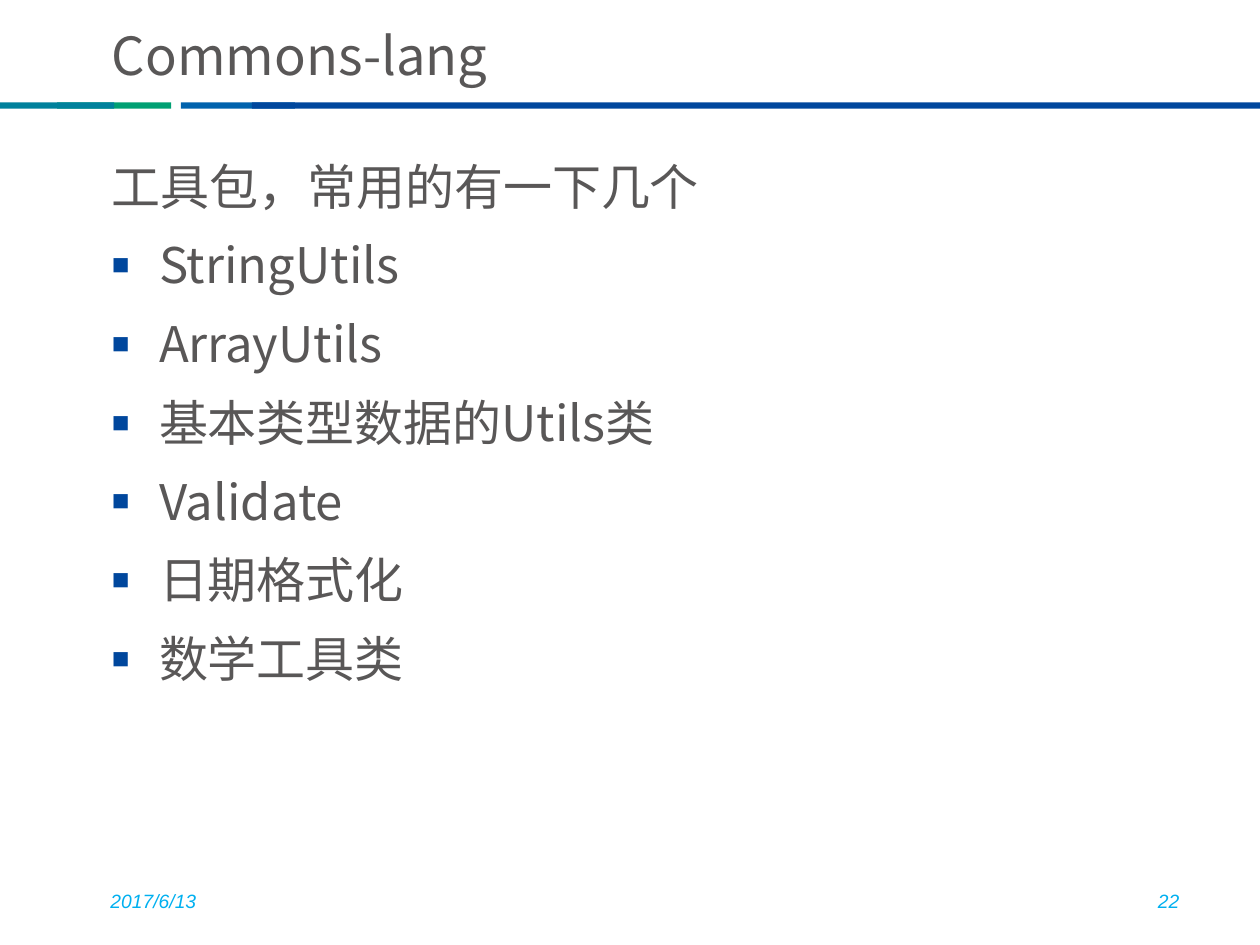
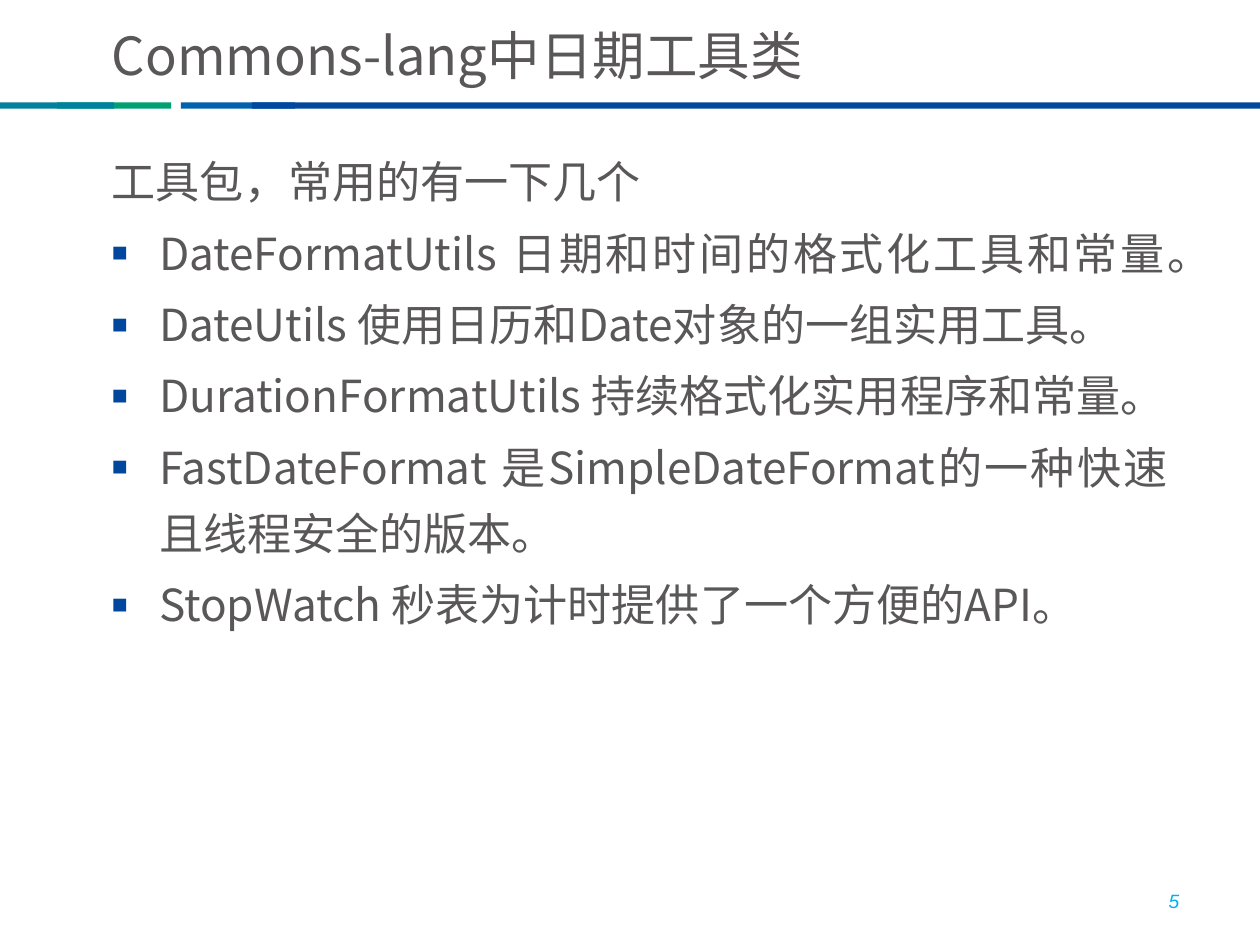
Before and after one commit to endlessStudy/javaproject, a slide deck: slide 5 of java.lang&commons.lang分享-俎向朋.pptx (slide 22 before the commit). Drawn at 1260x945 pixels with LibreOffice and Linux fonts; fonts in the diff are those of the drawing; background and template pictures are left out. Boxes give left, top, right and bottom in pixels: in the first picture for what was removed or moved away, otherwise in the second. Text is boxed around its words. In the diff, an @@ line names an element or a change of style, - is before the commit and + after.

```diff
--- a/java.lang&commons.lang分享-俎向朋.pptx
+++ b/java.lang&commons.lang分享-俎向朋.pptx
@@ title at [112, 31, 803, 88]: text changed @@
-Commons-lang
+Commons-lang中日期工具类
@@ text at [112, 161, 641, 203]: size 28 to 25.2 pt in "工具包，常用的有一下几个" @@
@@ text at [159, 233, 1211, 631]: text changed; size 28 to 25.2 pt @@
-■ StringUtils
-■ ArrayUtils
-■ 基本类型数据的Utils类
-■ Validate
-■ 日期格式化
-■ 数学工具类
+■ DateFormatUtils 日期和时间的格式化工具和常量。
+■ DateUtils 使用日历和Date对象的一组实用工具。
+■ DurationFormatUtils 持续格式化实用程序和常量。
+■ FastDateFormat 是SimpleDateFormat的一种快速且线程安全的版本。
+■ StopWatch 秒表为计时提供了一个方便的API。
@@ text removed at [110, 894, 196, 909] @@
-2017/6/13
@@ page number at [1169, 894, 1180, 909]: text changed @@
-22
+5
```
Also in this commit, not shown: 1 other slide changed, 6 slides added, 22 slides removed.
